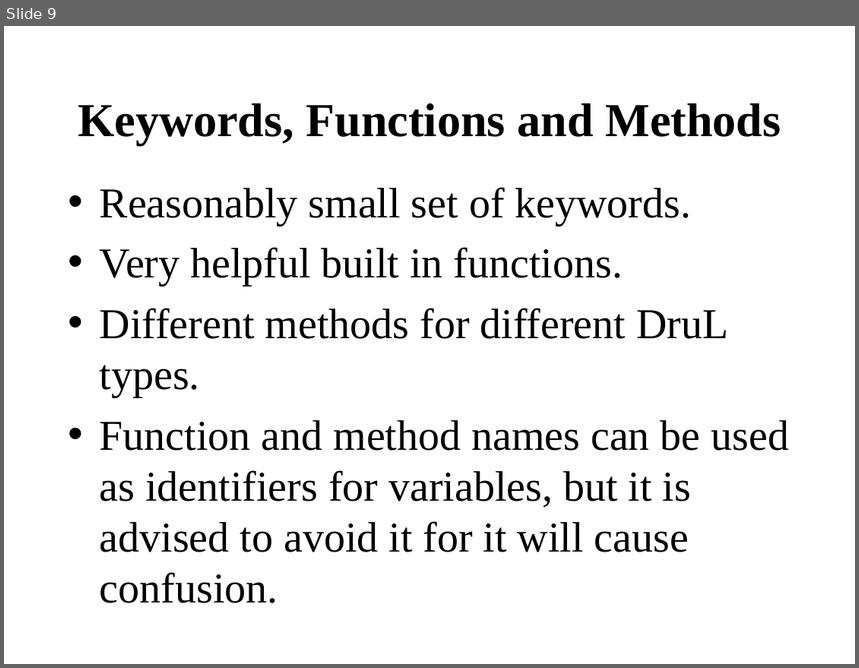
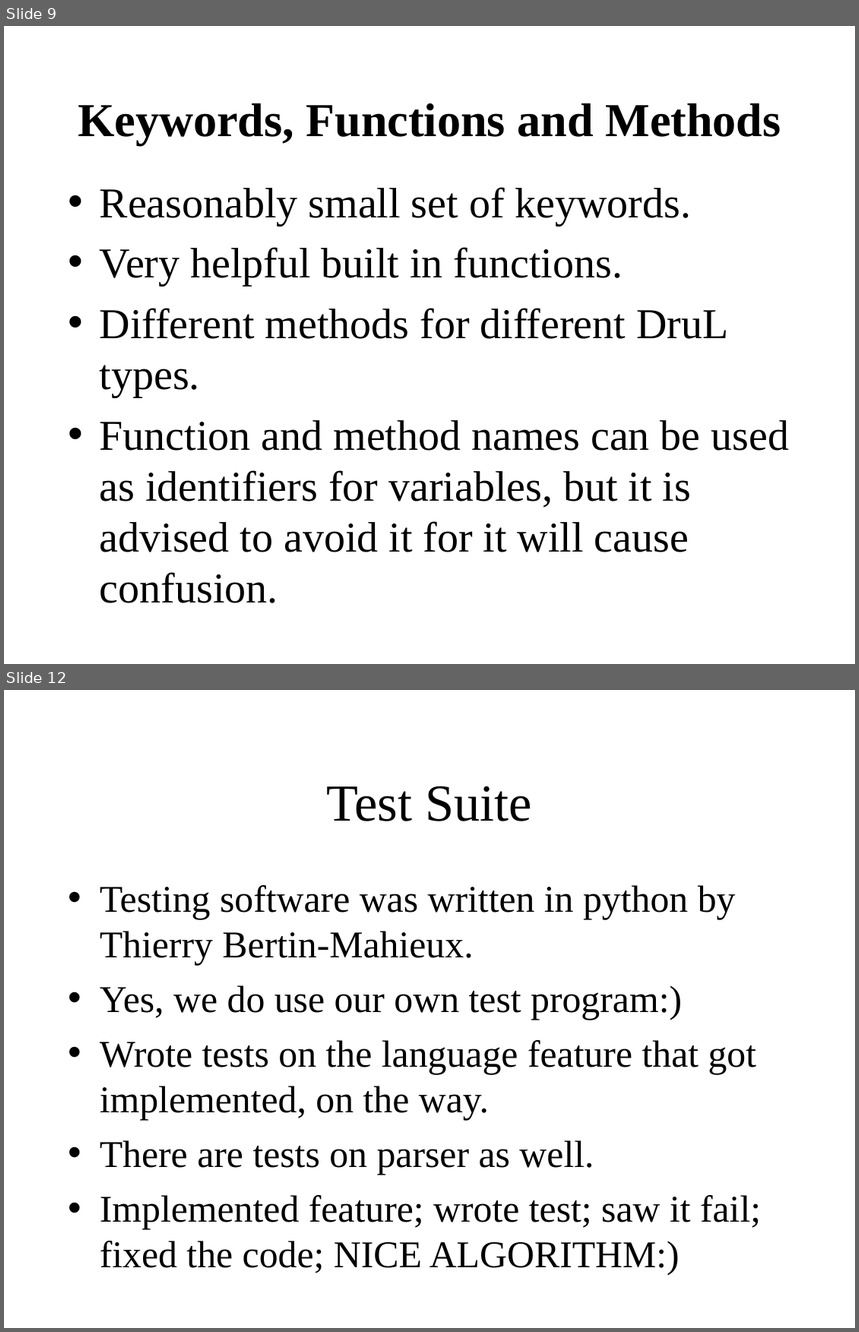
Before and after one commit to waseemilahi/drul, a slide deck: Presentation/Part3.ppt. Shown one above the other, each under a label of ours: slide 9 before the commit, slides 9 and 12 after it; the slides between them are not shown. The pictures are 859x668 and 859x1332 pixels, drawn with LibreOffice and Linux fonts; fonts in the diff are those of the drawing. Boxes give left, top, right and bottom in pixels: in the first picture for what was removed or moved away, otherwise in the second. Text is boxed around its words. In the diff, an @@ line names an element or a change of style, - is before the commit and + after.

```diff
--- a/Presentation/Part3.ppt
+++ b/Presentation/Part3.ppt
@@ slide 12 added at box(4, 690, 855, 1328), background #FFFFFF @@
@@ title added at box(326, 786, 532, 821), 44 pt, text #000000 @@
+Test Suite
@@ text added at box(100, 885, 761, 1275), 32 pt, text #000000 @@
+• Testing software was written in python by Thierry Bertin-Mahieux.
+• Yes, we do use our own test program:)
+• Wrote tests on the language feature that got implemented, on the way.
+• There are tests on parser as well.
+• Implemented feature; wrote test; saw it fail; fixed the code; NICE ALGORITHM:)
```
Also in this commit, not shown: 2 slides changed, 4 other slides added.
